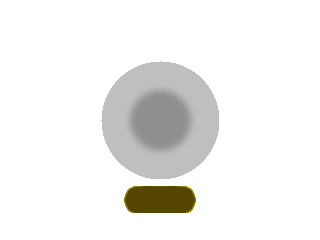
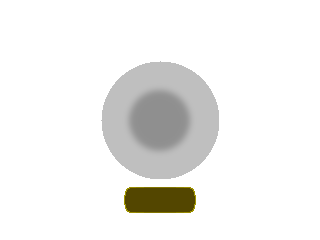
Two versions of the same layered image (w=320, h=240). Layer-by-layer changes:
painted on "box" over bbox(124, 186, 196, 213)
painted on "Center" over bbox(125, 91, 195, 150)
